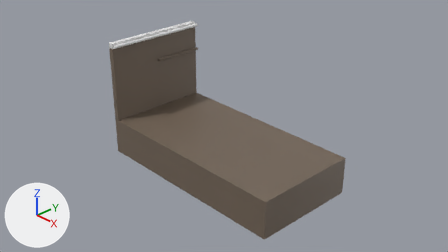
Two versions of the Blender file U-Line/Structure/ichinoko_bridge.blend, one commit apart.
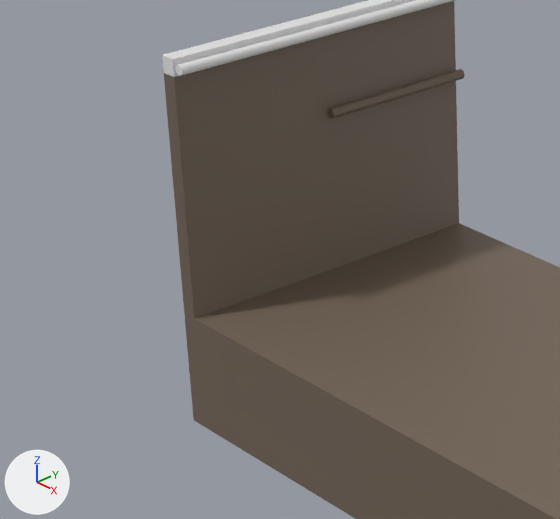
There are two pictures of each version: one from the file's camera 'Camera', one close up on the part from 14% to 51% of the width and 11% to 71% of the height. The axes (+X, +Y, +Z) are drawn at lower left. The lights are the same throughout.
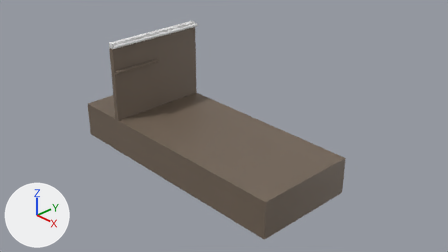
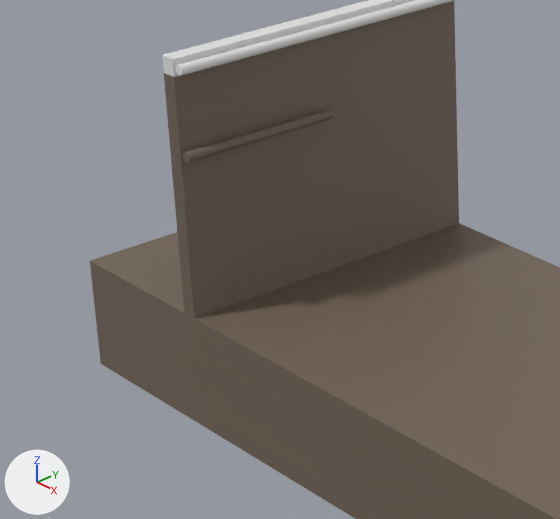
The newer file is also turned or shifted as a whole; pictures and numbers use the older file's frame.

Location of each change, (x1, y1, x2, y2) in pixels of the close-ups (560 x 519 px):
'Cube', rescaled: before (184, 223, 560, 519); after (90, 223, 560, 519)
'円柱.001', turned: before (327, 69, 464, 119); after (183, 108, 334, 163)

Diff of the bpy script that builds the scene:
```diff
--- a/U-Line/Structure/ichinoko_bridge.blend.py
+++ b/U-Line/Structure/ichinoko_bridge.blend.py
@@ me_cube @@
 me_cube.from_pydata(...)  # 8 vertices, 6 faces; spans x -1.0..1.0, y -1.0..1.0, z -1.0..-0.3
 # used by ob_cube; location = (0.0, 0.0, 0.0); scale = (2.0, 1.0, 1.0)
+# me_cube part 1: the whole mesh is scaled about its middle by (1.25, 1, 1), then moved by (0.25, 0.0, 0.0)
 me_cube.materials.append(mat_material)
@@ ob_cube @@
 ob_cube.location = (0.0, 0.0, 0.0)
-ob_cube.scale = (2.0, 1.0, 1.0)
+ob_cube.scale = (-2.0, 1.0, 1.0)
@@ ob_円柱_001 @@
 ob_円柱_001.location = (-1.85, 0.0, 0.7)
-ob_円柱_001.rotation_euler = (1.571, 0.0, 0.0)  # degrees (90, 0, 0)
+ob_円柱_001.rotation_euler = (1.571, 0.0, 3.142)  # degrees (90, 0, 180)
```
